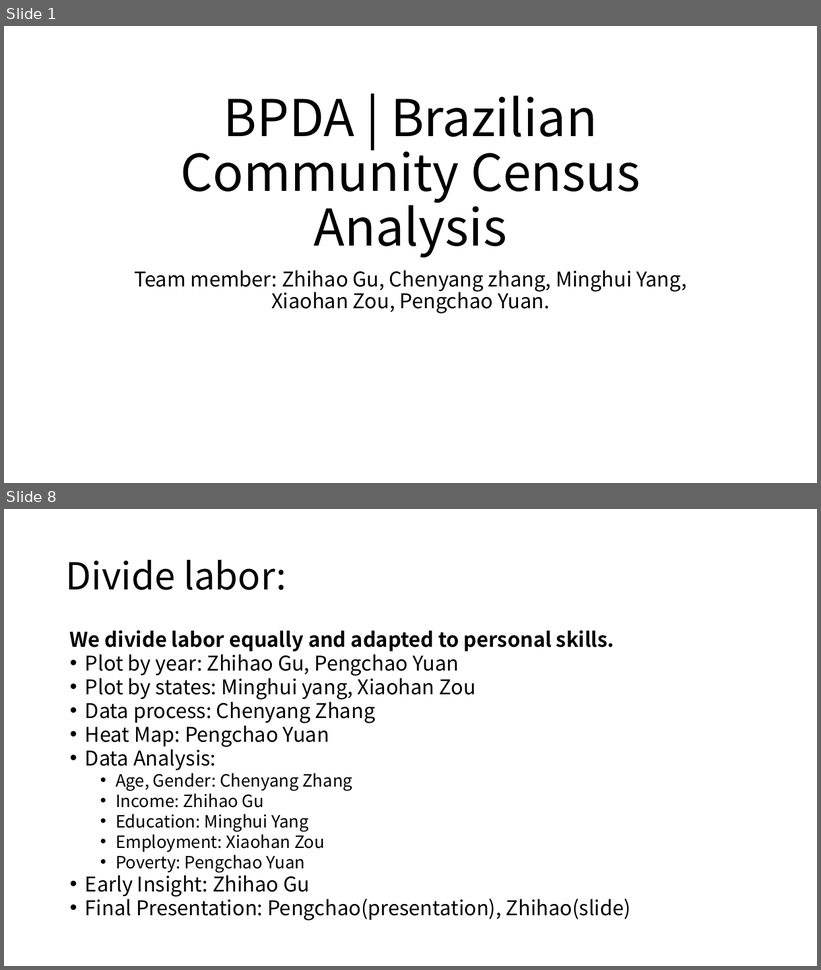
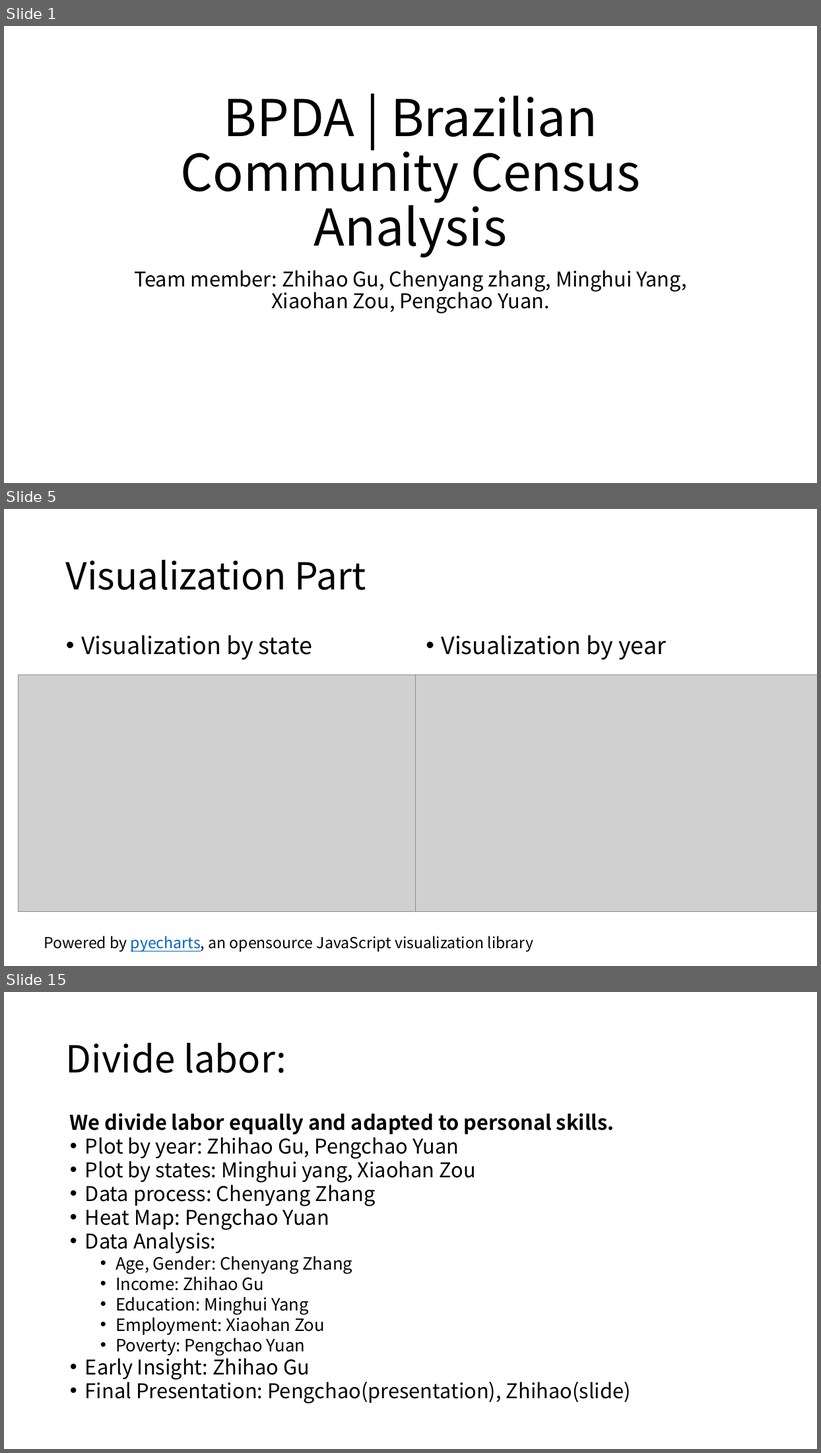
Before and after one commit to BU-Spark/ds-boston-bpda-br-census, a slide deck: Team 3 Project Deliverable/Final Presentation.pptx. Shown one above the other, each under a label of ours: slides 1 and 8 before the commit, slides 1, 5 and 15 after it; the slides between them are not shown. The pictures are 821x970 and 821x1453 pixels, drawn with LibreOffice and Linux fonts; fonts in the diff are those of the drawing; grey boxes stand for pictures. Boxes give left, top, right and bottom in pixels: in the first picture for what was removed or moved away, otherwise in the second. Text is boxed around its words. In the diff, an @@ line names an element or a change of style, - is before the commit and + after.

```diff
--- a/Team 3 Project Deliverable/Final Presentation.pptx
+++ b/Team 3 Project Deliverable/Final Presentation.pptx
@@ slide 5 added at bbox=[4, 509, 817, 966], background #FFFFFF @@
@@ title added at bbox=[66, 560, 366, 590], 44 pt, text #000000 @@
+Visualization Part
@@ text added at bbox=[81, 635, 312, 660], 28 pt, text #000000 @@
+• Visualization by state
@@ text added at bbox=[441, 635, 666, 660], 28 pt, text #000000 @@
+• Visualization by year
@@ picture added at bbox=[18, 675, 419, 912] @@
@@ picture added at bbox=[416, 675, 817, 912] @@
@@ text added at bbox=[44, 936, 534, 953], 18 pt, text #000000 @@
+Powered by pyecharts, an opensource JavaScript visualization library
@@ what was slide 8 is now slide 15 @@
```
Also in this commit, not shown: 2 slides changed, 11 other slides added, 4 slides removed, 4 other files.
